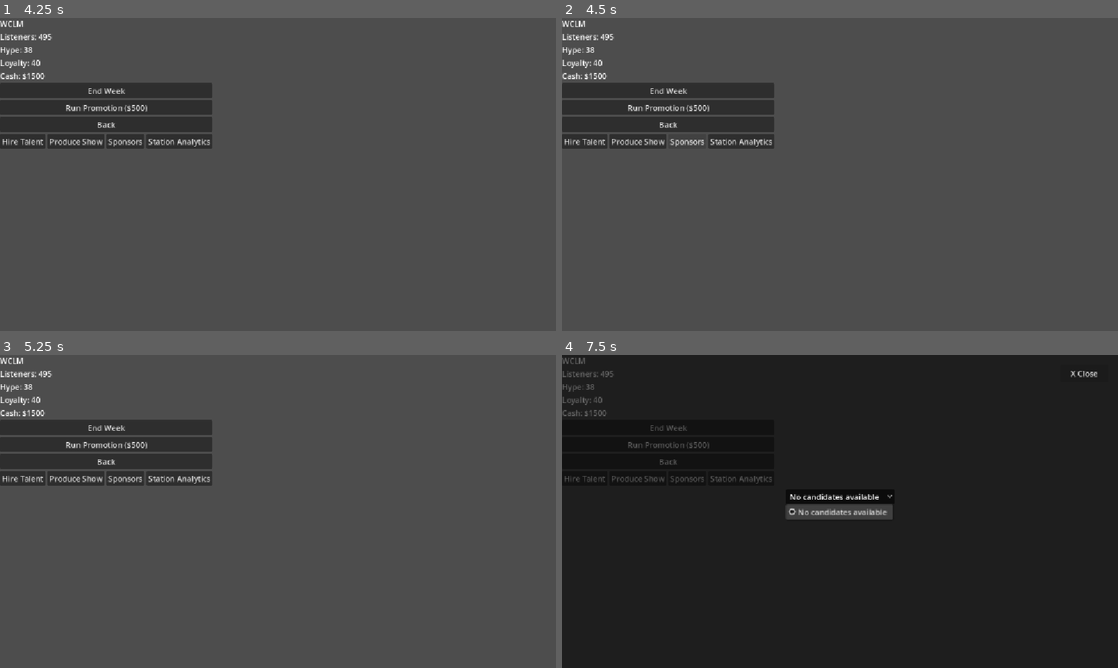
Above: before the commit, frames 1-4 (two rows, left to right).
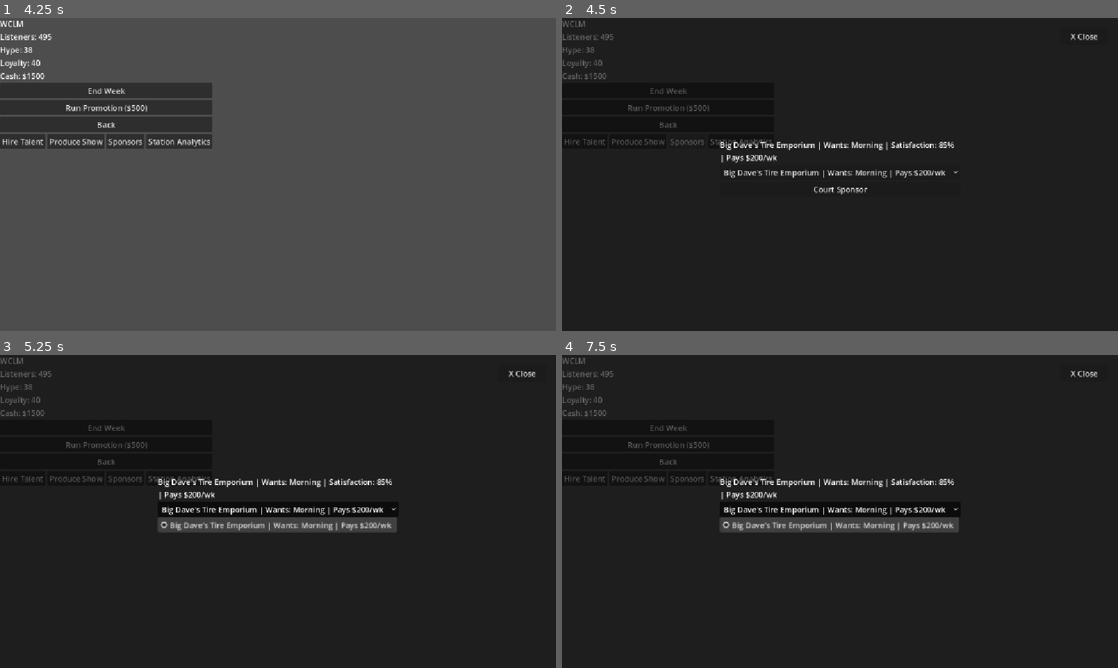
Above: after the commit, the same moments.

Repository: ConsumedMedia/drive-time-tycoon
Game: Godot game, scene res://scenes/main/main.tscn
The game is run twice, just before and just after one commit, with the same random seed, the same clock (stepped at 60 frames per second) and the same inputs.
Inputs (mouse positions are in pixels of both pictures, inside the frame that each line leads up to):
- Up to frame 1 (4.25 s): click "WCLM | Listeners: 500 | Hype:…" at 0.5 s; click "End Week" at 1.25 s; click "Run Promotion ($500)" at 2 s; click "Back" at 2.75 s; click "WCLM | Listeners: 495 | Hype:…" at 3.5 s
- Up to frame 2 (4.5 s): click "Sponsors" at 4.25 s
- Up to frame 3 (5.25 s): click (278, 508) at 5 s, where only the run after the commit has a clickable "Big Dave's Tire Emporium | Wa…"
- Up to frame 4 (7.5 s): click (840, 527) at 5.75 s, where only the run after the commit has a clickable "Court Sponsor"; click "Hire Talent" at 6.5 s; click "No candidates available" (after the commit: "Big Dave's Tire Emporium | Wa…") at 7.25 s

Frame 1 is identical in both runs. In frame 2, 100% of the frame differs, in the area x 0-100%, y 0-100%; in frame 3, 98%; in frame 4, 3.6%.
Error before the commit: Parse Error: Identifier "MarketResearchService" not declared in the current scope. (res://scenes/ui/market_research_panel.gd:42)

Commit message:
Build Sponsors panel, add sponsor_pool to GameState, wire into StationView

Diff:
--- a/autoload/game_state.gd
+++ b/autoload/game_state.gd
@@ -17,6 +17,9 @@
 
 ## Analysts not currently assigned (bench/reserve) — used for Market Research
 var analyst_pool: Array[Analyst] = []
+
+## Sponsors not currently courted by any station (bench/reserve)
+var sponsor_pool: Array[Sponsor] = []
 
 ## Market Research results, one per city that's been scouted
 var market_research: Array[MarketResearch] = []
@@ -39,6 +42,7 @@
 	owned_stations.clear()
 	talent_pool.clear()
 	analyst_pool.clear()
+	sponsor_pool.clear()
 	market_research.clear()
 	selected_station = null
 
--- a/project.godot
+++ b/project.godot
@@ -19,6 +19,7 @@
 
 GameState="*uid://cyg4hx8qbmmgt"
 WeeklyTick="*uid://b2ligf5fnsy6g"
+MarketResearchService="*uid://wyvk1nylgwnc"
 
 [display]
 
--- a/scenes/main/main.tscn
+++ b/scenes/main/main.tscn
@@ -10,6 +10,7 @@
 offset_right = 40.0
 offset_bottom = 40.0
 script = ExtResource("2_iuonh")
+candidate_talent_paths = Array[String](["res://data/talent/rita_sanchez.tres"])
 
 [node name="VBoxContainer" type="VBoxContainer" parent="NetworkOverview" unique_id=96521990]
 layout_mode = 0
--- a/scenes/main/network_overview.gd
+++ b/scenes/main/network_overview.gd
@@ -12,6 +12,12 @@
 ## Fill this in the Inspector with paths to any candidate Talent .tres files
 ## you want available to hire at game start.
 @export var candidate_talent_paths: Array[String] = []
+
+## Fill this in the Inspector with paths to any candidate Sponsor .tres files
+## you want available to court at game start.
+@export var candidate_sponsor_paths: Array[String] = [
+	"res://data/sponsors/big_daves_tires.tres"
+]
 
 const MARKET_RESEARCH_PANEL := preload("res://scenes/ui/market_research_panel.tscn")
 
@@ -39,6 +45,10 @@
 	if GameState.talent_pool.is_empty():
 		for path in candidate_talent_paths:
 			GameState.talent_pool.append(load(path))
+
+	if GameState.sponsor_pool.is_empty():
+		for path in candidate_sponsor_paths:
+			GameState.sponsor_pool.append(load(path))
 
 	%EndWeekAll.pressed.connect(_on_end_week_all_pressed)
 	%MarketResearchButton.pressed.connect(_on_market_research_pressed)
--- a/scenes/station/control.gd
+++ /dev/null
@@ -1,32 +0,0 @@
-extends Control
-
-@export var station_resource_path: String = "res://data/stations/chill_coastal_station.tres"
-
-const PROMOTION_COST: int = 500
-const PROMOTION_HYPE_BOOST: float = 25.0
-
-var station: Station
-
-func _ready() -> void:
-	station = load(station_resource_path)
-	GameState.add_station(station)
-	%EndWeek.pressed.connect(_on_end_week_pressed)
-	%RunPromotion.pressed.connect(_on_run_promotion_pressed)
-	_refresh_labels()
-
-func _on_end_week_pressed() -> void:
-	WeeklyTick.run_weekly_tick()
-	_refresh_labels()
-
-func _on_run_promotion_pressed() -> void:
-	if station.cash >= PROMOTION_COST:
-		station.cash -= PROMOTION_COST
-		station.hype = min(100.0, station.hype + PROMOTION_HYPE_BOOST)
-	_refresh_labels()
-
-func _refresh_labels() -> void:
-	%StationName.text = station.station_name
-	%Listeners.text = "Listeners: " + str(station.listeners)
-	%Hype.text = "Hype: " + str(int(station.hype))
-	%Loyalty.text = "Loyalty: " + str(int(station.loyalty))
-	%Cash.text = "Cash: $" + str(station.cash)
--- a/scenes/station/station_view.gd
+++ b/scenes/station/station_view.gd
@@ -9,6 +9,7 @@
 
 const HIRE_TALENT_PANEL := preload("res://scenes/ui/hire_talent_panel.tscn")
 const PRODUCE_SHOW_PANEL := preload("res://scenes/ui/produce_show_panel.tscn")
+const SPONSOR_PANEL := preload("res://scenes/ui/sponsor_panel.tscn")
 
 var station: Station
 var current_overlay: Control = null
@@ -66,7 +67,9 @@
 	_open_overlay(panel)
 
 func _on_sponsors_pressed() -> void:
-	print("Sponsors panel is an empty shell - sponsor_panel.tscn has no content yet.")
+	var panel := SPONSOR_PANEL.instantiate()
+	panel.target_station = station
+	_open_overlay(panel)
 
 func _on_station_analytics_pressed() -> void:
 	print("Station Analytics panel not built yet.")
--- /dev/null
+++ b/scenes/ui/sponsor_panel.gd
@@ -0,0 +1,66 @@
+extends Control
+
+## Shows a station's currently active sponsors with satisfaction, and lets
+## the player court a new one from GameState.sponsor_pool. StationView sets
+## target_station right after instantiating this panel.
+
+var target_station: Station = null
+
+func _ready() -> void:
+	%CourtButton.pressed.connect(_on_court_pressed)
+	_refresh_active_sponsors()
+	_refresh_candidate_options()
+
+func _refresh_active_sponsors() -> void:
+	var lines: Array[String] = []
+
+	if target_station == null or target_station.active_sponsors.is_empty():
+		lines.append("No active sponsors yet.")
+	else:
+		for sponsor in target_station.active_sponsors:
+			lines.append(
+				"%s | Wants: %s | Satisfaction: %d%% | Pays $%d/wk" % [
+					sponsor.sponsor_name,
+					sponsor.demanded_daypart,
+					int(sponsor.satisfaction),
+					sponsor.payout
+				]
+			)
+
+	%ActiveSponsorsLabel.text = "\n".join(lines)
+
+func _refresh_candidate_options() -> void:
+	%CandidateOption.clear()
+
+	if GameState.sponsor_pool.is_empty():
+		%CandidateOption.add_item("No sponsors currently available to court")
+		%CourtButton.disabled = true
+		return
+
+	%CourtButton.disabled = false
+	for sponsor in GameState.sponsor_pool:
+		%CandidateOption.add_item(
+			"%s | Wants: %s | Pays $%d/wk" % [
+				sponsor.sponsor_name,
+				sponsor.demanded_daypart,
+				sponsor.payout
+			]
+		)
+
+func _on_court_pressed() -> void:
+	if GameState.sponsor_pool.is_empty() or target_station == null:
+		return
+
+	var index: int = %CandidateOption.selected
+	var sponsor: Sponsor = GameState.sponsor_pool[index]
+
+	GameState.sponsor_pool.remove_at(index)
+	target_station.active_sponsors.append(sponsor)
+
+	%ResultLabel.text = "%s is now sponsoring %s!" % [
+		sponsor.sponsor_name,
+		target_station.station_name
+	]
+
+	_refresh_active_sponsors()
+	_refresh_candidate_options()
--- a/scenes/ui/sponsor_panel.tscn
+++ b/scenes/ui/sponsor_panel.tscn
@@ -1,3 +1,39 @@
 [gd_scene format=3 uid="uid://crpjl11w50dqt"]
 
-[node name="SponsorPanel" type="Node2D" unique_id=1324140504]
+[ext_resource type="Script" uid="uid://dwmm2dr6ife6n" path="res://scenes/ui/sponsor_panel.gd" id="1_61ogt"]
+
+[node name="Control" type="Control" unique_id=429592253]
+layout_mode = 3
+anchors_preset = 15
+anchor_right = 1.0
+anchor_bottom = 1.0
+grow_horizontal = 2
+grow_vertical = 2
+script = ExtResource("1_61ogt")
+
+[node name="VBoxContainer" type="VBoxContainer" parent="." unique_id=1840731853]
+layout_mode = 1
+anchors_preset = 15
+anchor_right = 1.0
+anchor_bottom = 1.0
+grow_horizontal = 2
+grow_vertical = 2
+
+[node name="ActiveSponsorsLabel" type="Label" parent="VBoxContainer" unique_id=813902035]
+unique_name_in_owner = true
+layout_mode = 2
+autowrap_mode = 3
+
+[node name="CandidateOption" type="OptionButton" parent="VBoxContainer" unique_id=191194730]
+unique_name_in_owner = true
+layout_mode = 2
+
+[node name="CourtButton" type="Button" parent="VBoxContainer" unique_id=1432863227]
+unique_name_in_owner = true
+layout_mode = 2
+text = "Court Sponsor"
+
+[node name="ResultLabel" type="Label" parent="VBoxContainer" unique_id=242332138]
+unique_name_in_owner = true
+layout_mode = 2
+autowrap_mode = 3
--- /dev/null
+++ b/sponsor_panel.gd
@@ -0,0 +1,66 @@
+extends Control
+
+## Shows a station's currently active sponsors with satisfaction, and lets
+## the player court a new one from GameState.sponsor_pool. StationView sets
+## target_station right after instantiating this panel.
+
+var target_station: Station = null
+
+func _ready() -> void:
+	%CourtButton.pressed.connect(_on_court_pressed)
+	_refresh_active_sponsors()
+	_refresh_candidate_options()
+
+func _refresh_active_sponsors() -> void:
+	var lines: Array[String] = []
+
+	if target_station == null or target_station.active_sponsors.is_empty():
+		lines.append("No active sponsors yet.")
+	else:
+		for sponsor in target_station.active_sponsors:
+			lines.append(
+				"%s | Wants: %s | Satisfaction: %d%% | Pays $%d/wk" % [
+					sponsor.sponsor_name,
+					sponsor.demanded_daypart,
+					int(sponsor.satisfaction),
+					sponsor.payout
+				]
+			)
+
+	%ActiveSponsorsLabel.text = "\n".join(lines)
+
+func _refresh_candidate_options() -> void:
+	%CandidateOption.clear()
+
+	if GameState.sponsor_pool.is_empty():
+		%CandidateOption.add_item("No sponsors currently available to court")
+		%CourtButton.disabled = true
+		return
+
+	%CourtButton.disabled = false
+	for sponsor in GameState.sponsor_pool:
+		%CandidateOption.add_item(
+			"%s | Wants: %s | Pays $%d/wk" % [
+				sponsor.sponsor_name,
+				sponsor.demanded_daypart,
+				sponsor.payout
+			]
+		)
+
+func _on_court_pressed() -> void:
+	if GameState.sponsor_pool.is_empty() or target_station == null:
+		return
+
+	var index: int = %CandidateOption.selected
+	var sponsor: Sponsor = GameState.sponsor_pool[index]
+
+	GameState.sponsor_pool.remove_at(index)
+	target_station.active_sponsors.append(sponsor)
+
+	%ResultLabel.text = "%s is now sponsoring %s!" % [
+		sponsor.sponsor_name,
+		target_station.station_name
+	]
+
+	_refresh_active_sponsors()
+	_refresh_candidate_options()
Not shown, changed: scenes/station/station_view.gd.uid
Not shown, added: scenes/ui/hire_talent_panel.gd.uid
Not shown, added: scenes/ui/market_research_panel.gd.uid
Not shown, added: scenes/ui/produce_show_panel.gd.uid
Not shown, added: sponsor_panel.gd.uid
